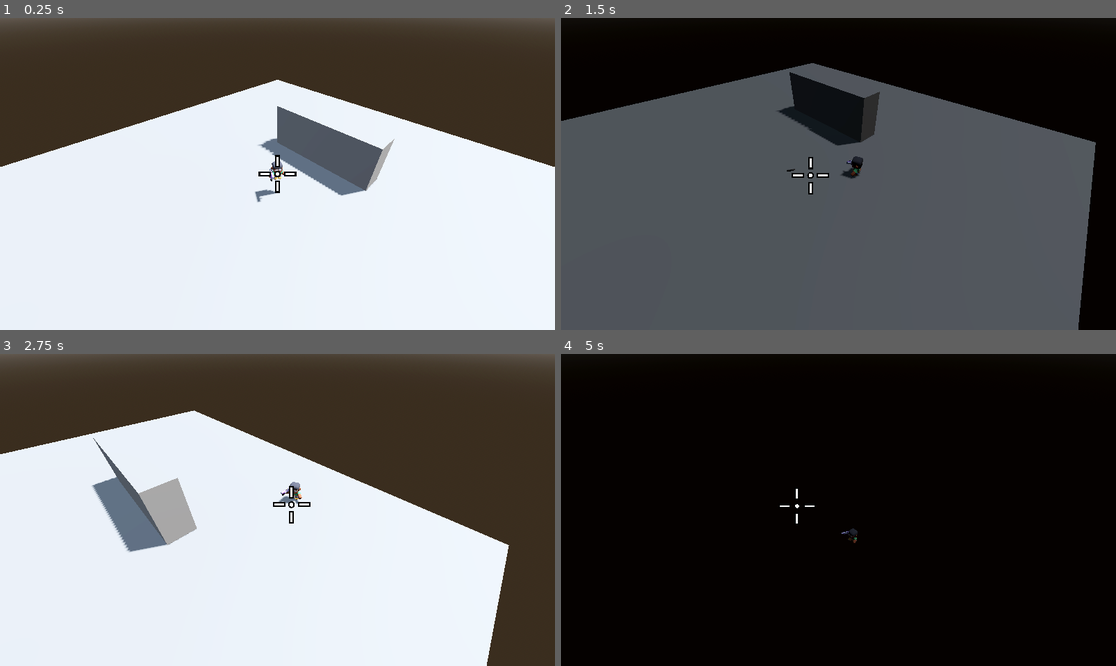
Above: before the commit, frames 1-4 (two rows, left to right).
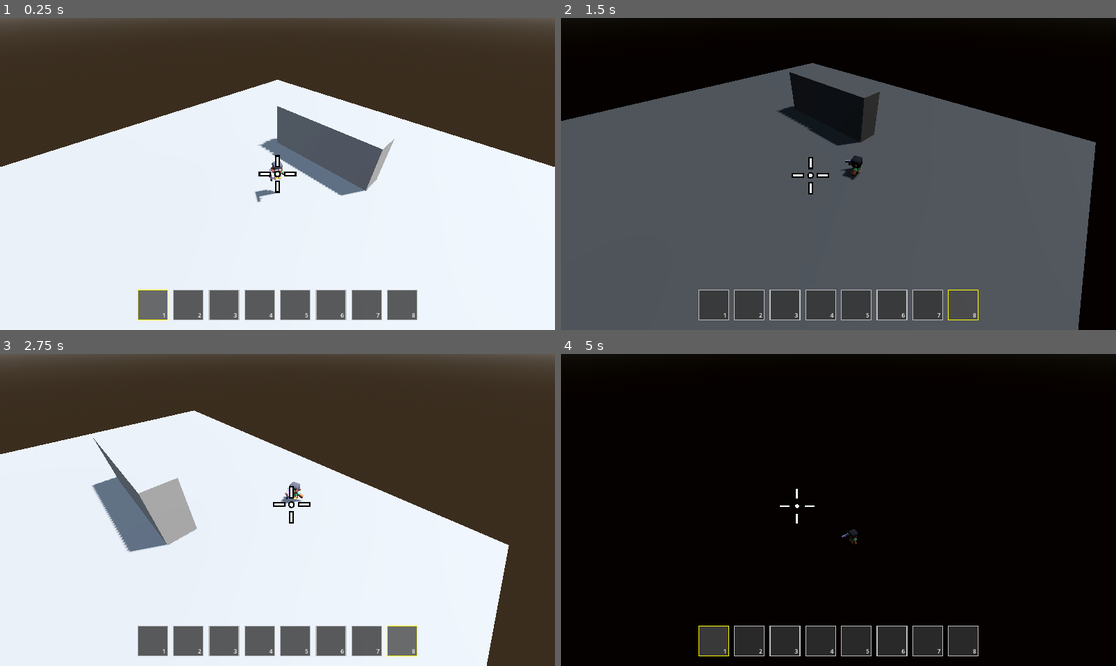
Above: after the commit, the same moments.

Repository: BHznJNs/teskov-game
Game: Godot game, scene res://scenes/main.tscn
Two runs of this game, one before a commit and one after it. Both use one fixed random seed, a clock stepped at 60 frames per second and the inputs below.
Inputs (mouse positions are in pixels of both pictures, inside the frame that each line leads up to):
- Up to frame 1 (0.25 s): no input
- Up to frame 2 (1.5 s): tap Enter at 0.5 s; move the mouse to (960, 158) at 0.52 s; hold D (move_right) 0.53-1.28 s; tap 1 at 0.6 s; click (960, 158) at 0.67 s; tap 8 at 0.8, 1.35 s; move the mouse to (810, 174) at 1.27 s; hold W (move_forward) from 1.28 s (still down); click (810, 174) at 1.42 s
- Up to frame 3 (2.75 s): keep holding W (move_forward); tap 1 at 1.55, 2.1 s; move the mouse to (288, 503) at 2.02 s; click (288, 503) at 2.17 s; tap 8 at 2.3 s
- Up to frame 4 (5 s): keep holding W (move_forward); move the mouse to (832, 516) at 2.77 s; tap 8 at 2.85, 3.8 s; click (832, 516) at 2.92 s; tap 1 at 3.05, 4.35 s; move the mouse to (877, 513) at 3.52 s; hold Shift 3.53-4.28 s; click (877, 513) at 3.67 s; move the mouse to (794, 506) at 4.27 s; click (794, 506) at 4.42 s

The runs differ from the first frame. In frame 1, 4.3% of the frame differs, in the area x 24-76%, y 48-97%; in frame 2, 3.9%; in frame 3, 4.4%, in the area x 24-76%, y 41-97%; in frame 4, 4.4%.

Commit message:
inventory bar

Diff:
--- /dev/null
+++ b/resources/apple.tres
@@ -0,0 +1,13 @@
+[gd_resource type="Resource" script_class="InventoryItem" load_steps=4 format=3 uid="uid://b73mgw27chrua"]
+
+[ext_resource type="PackedScene" uid="uid://jp6fbwo4dr36" path="res://assets/models/food/apple.glb" id="1_p1uge"]
+[ext_resource type="Script" uid="uid://cmb40bn0jdgol" path="res://scripts/inventory_item.gd" id="1_qowo2"]
+
+[sub_resource type="Texture2DRD" id="Texture2DRD_4o6ue"]
+
+[resource]
+script = ExtResource("1_qowo2")
+item_name = "Apple"
+item_type = 1
+icon = SubResource("Texture2DRD_4o6ue")
+model_scene = ExtResource("1_p1uge")
--- a/scenes/main.tscn
+++ b/scenes/main.tscn
@@ -1,11 +1,14 @@
-[gd_scene load_steps=18 format=3 uid="uid://chk3w4jx27ikr"]
+[gd_scene load_steps=21 format=3 uid="uid://chk3w4jx27ikr"]
 
 [ext_resource type="PackedScene" uid="uid://54g7uoqeb32p" path="res://scenes/player.tscn" id="1"]
 [ext_resource type="Script" uid="uid://5b61u1x33k1t" path="res://scripts/camera_controller.gd" id="2"]
 [ext_resource type="Script" uid="uid://bpmlw36nd4np4" path="res://scripts/fov_manager.gd" id="3"]
 [ext_resource type="Shader" uid="uid://dro2hqbtuijuo" path="res://shaders/fov_overlay.gdshader" id="4"]
+[ext_resource type="Resource" uid="uid://b73mgw27chrua" path="res://resources/apple.tres" id="4_tipki"]
 [ext_resource type="Script" uid="uid://hcm4ocsm4jrr" path="res://scripts/fov_visible_object.gd" id="5"]
 [ext_resource type="Script" uid="uid://rukce8ommoni" path="res://scripts/ui/crosshair.gd" id="6_tefeu"]
+[ext_resource type="Script" uid="uid://cmb40bn0jdgol" path="res://scripts/inventory_item.gd" id="7_o6xl0"]
+[ext_resource type="Script" uid="uid://da068rya74iij" path="res://scripts/ui/inventory_bar.gd" id="9_85g3d"]
 
 [sub_resource type="ProceduralSkyMaterial" id="8"]
 sky_horizon_color = Color(0.64625, 0.65575, 0.67075, 1)
@@ -86,6 +89,7 @@
 [node name="Player" parent="." instance=ExtResource("1")]
 transform = Transform3D(1, 0, 0, 0, 1, 0, 0, 0, 1, 0, 1, 0)
 collision_mask = 11
+inventory = Array[ExtResource("7_o6xl0")]([ExtResource("4_tipki"), null, null, null, null, null, null, null])
 
 [node name="CameraController" type="Node3D" parent="." node_paths=PackedStringArray("target")]
 script = ExtResource("2")
@@ -111,3 +115,10 @@
 offset_bottom = 40.0
 mouse_filter = 2
 script = ExtResource("6_tefeu")
+
+[node name="InventoryBar" type="Control" parent="CanvasLayer"]
+layout_mode = 3
+anchors_preset = 0
+offset_right = 40.0
+offset_bottom = 40.0
+script = ExtResource("9_85g3d")
--- /dev/null
+++ b/scripts/inventory_item.gd
@@ -0,0 +1,21 @@
+extends Resource
+class_name InventoryItem
+
+## 物品资源类
+## 定义物品的基础数据和属性
+
+enum ItemType {
+	WEAPON,   # 武器
+	FOOD,     # 食物
+	MEDICINE, # 药品
+	UTILITY   # 工具/物资
+}
+
+@export var item_name: String = "新物品"
+@export var item_type: ItemType = ItemType.WEAPON
+@export var icon: Texture2D
+## 物品对应的 3D 模型场景
+@export var model_scene: PackedScene
+
+## 物品的基础属性（例如攻击力、回复量等，可在此扩展）
+@export var properties: Dictionary = {}
--- a/scripts/player.gd
+++ b/scripts/player.gd
@@ -15,10 +15,19 @@
 @export_group("Equipment")
 ## 武器挂载点 (BoneAttachment3D)
 @export var weapon_attachment: BoneAttachment3D
-## 武器模型节点
-@export var weapon: Node3D
+## 当前手持的模型实例
+var current_weapon_instance: Node3D
 ## 子弹场景
 @export var bullet_scene: PackedScene
+
+@export_group("Inventory")
+## 物品栏 (长度固定为 8)
+@export var inventory: Array[Resource] = []
+## 当前选中的索引
+var selected_index: int = 0
+
+## 物品切换信号
+signal item_switched(index: int, item: Resource)
 
 @export_group("Shooting")
 ## 射击冷却时间
@@ -34,6 +43,23 @@
 
 @export var animation_player: AnimationPlayer
 
+func _ready() -> void:
+	# 将玩家添加到组，方便 UI 查找
+	add_to_group("Player")
+
+	# 确保物品栏有 8 个槽位
+	if inventory.size() < 8:
+		inventory.resize(8)
+
+	# 初始选择第一个物品
+	# 延迟一帧调用以确保所有节点已准备就绪
+	call_deferred("switch_item", 0)
+
+	# 如果 UI 已经存在，同步所有槽位
+	var hotbar = get_tree().get_first_node_in_group("Hotbar")
+	if hotbar and hotbar.has_method("sync_all_slots"):
+		hotbar.sync_all_slots(inventory)
+
 func _physics_process(delta: float) -> void:
 	handle_movement(delta)
 	handle_rotation(delta)
@@ -43,24 +69,58 @@
 		shoot_timer -= delta
 
 func _input(event: InputEvent) -> void:
+	# 直接检测数字键 1-8 切换物品
+	if event is InputEventKey and event.pressed:
+		if event.keycode >= KEY_1 and event.keycode <= KEY_8:
+			var index = event.keycode - KEY_1
+			switch_item(index)
+			return
+
 	# 检测射击输入 (鼠标左键)
 	if event is InputEventMouseButton:
 		if event.button_index == MOUSE_BUTTON_LEFT and event.pressed:
 			# 只有在鼠标被捕获模式下才允许射击（避免点击 UI 或切换窗口时射击）
 			if Input.mouse_mode == Input.MOUSE_MODE_CAPTURED:
-				shoot()
+				# 检查当前物品是否是武器
+				var current_item = inventory[selected_index]
+				# 使用 get() 避开可能的类识别问题
+				if current_item and current_item.get("item_type") == 0: # 0 对应 ItemType.WEAPON
+					shoot()
+
+## 切换物品逻辑
+func switch_item(index: int) -> void:
+	if index < 0 or index >= inventory.size():
+		return
+
+	selected_index = index
+	var item = inventory[index]
+
+	# 移除旧模型
+	if current_weapon_instance:
+		current_weapon_instance.queue_free()
+		current_weapon_instance = null
+
+	# 实例化新模型
+	if item and item.model_scene and weapon_attachment:
+		current_weapon_instance = item.model_scene.instantiate()
+		weapon_attachment.add_child(current_weapon_instance)
+
+	# 发出信号通知 UI
+	item_switched.emit(selected_index, item)
 
 ## 处理射击逻辑
 func shoot() -> void:
 	if shoot_timer > 0 or not bullet_scene:
 		return
 
+	# 检查是否有当前手持的模型
+	if not current_weapon_instance:
+		return
+
 	# 查找枪口位置
-	# 假设我们在武器节点下添加了一个名为 "Muzzle" 的 Marker3D
-	var muzzle = weapon.find_child("Muzzle", true)
+	var muzzle = current_weapon_instance.find_child("Muzzle", true)
 	if not muzzle:
-		# 如果找不到 Muzzle，则回退到武器位置
-		muzzle = weapon
+		muzzle = current_weapon_instance
 
 	# 播放射击动画
 	if animation_player and animation_player.has_animation("holding-right-shoot"):
--- /dev/null
+++ b/scripts/ui/inventory_bar.gd
@@ -0,0 +1,123 @@
+extends Control
+
+## 物品栏 UI 脚本
+## 动态生成 8 个槽位并监听玩家切换信号
+
+@export var slot_count: int = 8
+@export var slot_size: Vector2 = Vector2(64, 64)
+@export var spacing: int = 10
+@export var highlight_color: Color = Color.YELLOW
+@export var normal_color: Color = Color(0.2, 0.2, 0.2, 0.8)
+
+var slots: Array[Panel] = []
+var active_highlight: Panel
+
+func _ready() -> void:
+	# 确保父节点覆盖全屏，以便内部组件能正确居中对齐
+	set_anchors_and_offsets_preset(Control.PRESET_FULL_RECT)
+	# 鼠标穿透，避免遮挡 3D 场景点击
+	mouse_filter = MouseFilter.MOUSE_FILTER_IGNORE
+
+	# 添加到组，方便玩家同步
+	add_to_group("Hotbar")
+
+	setup_slots()
+
+	# 查找玩家并连接信号
+	# 假设玩家在 "Player" 组中
+	var player = get_tree().get_first_node_in_group("Player")
+	if player:
+		player.item_switched.connect(_on_player_item_switched)
+
+func setup_slots() -> void:
+	# 创建水平容器
+	var hbox = HBoxContainer.new()
+	hbox.add_theme_constant_override("separation", spacing)
+	add_child(hbox)
+
+	# 设置锚点为底部中心
+	hbox.set_anchors_and_offsets_preset(Control.PRESET_CENTER_BOTTOM)
+
+	# 调整偏移以确保可见并留出边距
+	hbox.offset_bottom = -20
+	hbox.offset_top = -20 - slot_size.y
+
+	# 关键：设置生长方向，使其从中心向两边扩展，防止左偏
+	hbox.grow_horizontal = Control.GROW_DIRECTION_BOTH
+	hbox.grow_vertical = Control.GROW_DIRECTION_BEGIN
+
+	for i in range(slot_count):
+		var slot = Panel.new()
+		slot.custom_minimum_size = slot_size
+
+		# 设置背景样式
+		var style = StyleBoxFlat.new()
+		style.bg_color = normal_color
+		style.border_width_left = 2
+		style.border_width_top = 2
+		style.border_width_right = 2
+		style.border_width_bottom = 2
+		style.border_color = Color.GRAY
+		slot.add_theme_stylebox_override("panel", style)
+
+		# 添加数字标识
+		var label = Label.new()
+		label.text = str(i + 1)
+		label.horizontal_alignment = HORIZONTAL_ALIGNMENT_RIGHT
+		label.vertical_alignment = VERTICAL_ALIGNMENT_BOTTOM
+		label.set_anchors_and_offsets_preset(Control.PRESET_FULL_RECT)
+		label.offset_right = -5
+		label.offset_bottom = -2
+		label.add_theme_font_size_override("font_size", 12)
+		slot.add_child(label)
+
+		# 添加图标显示容器
+		var icon_rect = TextureRect.new()
+		icon_rect.name = "Icon"
+		icon_rect.expand_mode = TextureRect.EXPAND_IGNORE_SIZE
+		icon_rect.stretch_mode = TextureRect.STRETCH_KEEP_ASPECT_CENTERED
+		icon_rect.set_anchors_and_offsets_preset(Control.PRESET_FULL_RECT)
+		icon_rect.offset_left = 5
+		icon_rect.offset_top = 5
+		icon_rect.offset_right = -5
+		icon_rect.offset_bottom = -5
+		slot.add_child(icon_rect)
+
+		hbox.add_child(slot)
+		slots.append(slot)
+
+func _on_player_item_switched(index: int, item: Resource) -> void:
+	# 更新所有槽位的高亮
+	for i in range(slots.size()):
+		var slot = slots[i]
+		var style = slot.get_theme_stylebox("panel") as StyleBoxFlat
+		if i == index:
+			style.border_color = highlight_color
+			style.bg_color = normal_color.lightened(0.1)
+		else:
+			style.border_color = Color.GRAY
+			style.bg_color = normal_color
+
+		# 更新图标 (如果有)
+		var icon_rect = slot.get_node("Icon") as TextureRect
+		if i == index and item:
+			if "icon" in item and item.icon:
+				icon_rect.texture = item.icon
+			else:
+				icon_rect.texture = null
+		# 注意：这里逻辑上我们可能希望所有槽位都显示图标，而不仅仅是选中的。
+		# 但是由于 item 参数只传递了当前切换的，我们需要在初始化时或之后同步所有物品。
+		# 为了演示，我们目前只在切换时更新当前槽位。
+
+		# 修正：如果玩家有物品列表，我们可以遍历更新。
+		# 但信号目前只传递了切换后的结果。
+
+## 外部接口：全量同步 UI（可选）
+func sync_all_slots(inventory: Array) -> void:
+	for i in range(min(slots.size(), inventory.size())):
+		var item = inventory[i]
+		var icon_rect = slots[i].get_node("Icon") as TextureRect
+		if item and "icon" in item:
+			icon_rect.texture = item.icon
+		else:
+			icon_rect.texture = null
Not shown, added: scripts/inventory_item.gd.uid
Not shown, added: scripts/ui/inventory_bar.gd.uid
